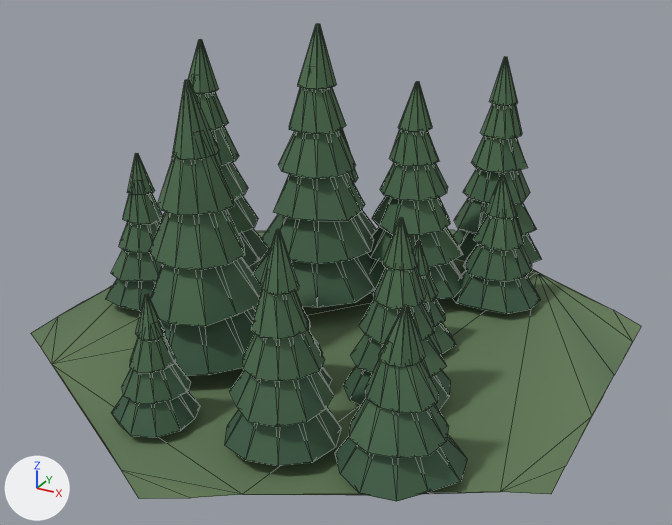
The glTF model apps/client/public/assets/slice/terrain_forest.glb as it was, and as the next commit left it.
Camera for both pictures: a camera (50 mm lens) standing at (1.145, -2.092, 1.476) and looking at (0.03, -0.065, 0.462). The axes (+X, +Y, +Z) are drawn at lower left. The lights are the same throughout. The picture after the commit comes second. Mesh edges are drawn as thin lines.

In view in the first picture: 'forest_ground', 'pine_i02', 'pine_i03', 'pine_i04', 'pine_i05', 'pine_i06', 'pine_i07', 'pine_i08', 'pine_i09', 'pine_i11', 'pine_i12', 'pine_i13', 'pine_i14' and 2 more.
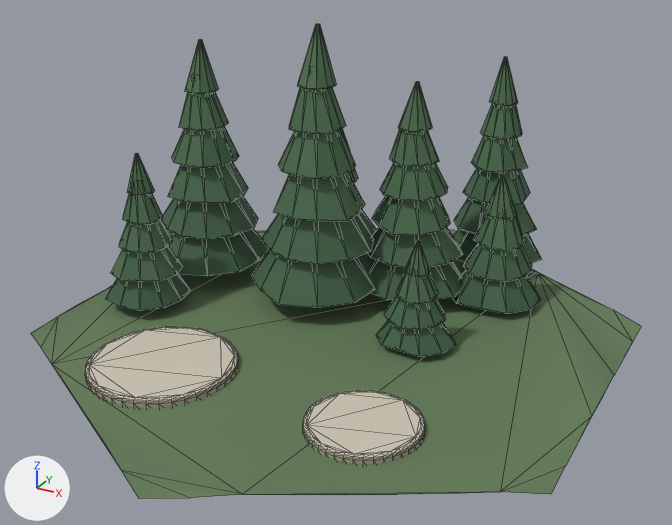
Boxes (x1, y1, x2, y2) around the edits, measured in the pictures (672 x 525 px):
```json
{"object": "pine_i08", "change": "deleted", "before": [149, 80, 262, 376], "on screen": "green"}
{"object": "pine_i07", "change": "deleted", "before": [225, 229, 341, 466], "on screen": "green"}
{"object": "pine_i12", "change": "deleted", "before": [335, 305, 467, 502], "on screen": "green"}
{"object": "pad_token_forest", "change": "added", "after": [85, 326, 239, 408]}
{"object": "pad_robber_forest", "change": "added", "after": [303, 390, 425, 464]}
{"object": "pine_i04", "change": "deleted", "before": [343, 217, 450, 410], "on screen": "green"}
{"object": "pine_i11", "change": "deleted", "before": [111, 294, 200, 438], "on screen": "green"}
{"object": "pine_i13", "change": "deleted", "before": [304, 311, 332, 386], "on screen": "mostly hidden"}
{"object": "pine_i14", "change": "unchanged, uncovered by the edit", "before": [162, 39, 269, 267], "after": [162, 39, 269, 276]}
{"object": "pine_i01", "change": "unchanged, uncovered by the edit", "before": [413, 240, 456, 354], "after": [376, 240, 456, 357]}
```

Scene script edits in JSON lines:
```json
{"op": "add", "block": "mat_building", "code": ["mat_building = bpy.data.materials.new('building')", "mat_building.use_nodes = True; mat_building.node_tree.nodes.clear()", "_N = mat_building.node_tree.nodes; _L = mat_building.node_tree.links", "n0 = _N.new('ShaderNodeBsdfPrincipled'); n0.name = 'Principled BSDF'", "n0.inputs[2].default_value = 0.65  # 'Roughness'", "n1 = _N.new('ShaderNodeOutputMaterial'); n1.name = 'Material Output'", "n2 = _N.new('ShaderNodeVertexColor'); n2.name = 'Color Attribute'", "_L.new(n0.outputs[0], n1.inputs[0])  # 'BSDF' to 'Surface'", "_L.new(n2.outputs[0], n0.inputs[0])  # 'Color' to 'Base Color'"]}
{"op": "add", "block": "me_pad_robber_forest", "code": ["me_pad_robber_forest = bpy.data.meshes.new('pad_robber_forest')", "me_pad_robber_forest.from_pydata(...)  # 160 vertices, 316 faces; spans x -0.145..0.145, y -0.145..0.145, z -0.022..0.022", "me_pad_robber_forest.materials.append(mat_building)"]}
{"op": "add", "block": "me_pad_token_forest", "code": ["me_pad_token_forest = bpy.data.meshes.new('pad_token_forest')", "me_pad_token_forest.from_pydata(...)  # 160 vertices, 316 faces; spans x -0.2..0.2, y -0.2..0.2, z -0.022..0.022", "me_pad_token_forest.materials.append(mat_building)"]}
{"op": "remove", "block": "ob_pine_i04", "code": ["ob_pine_i04 = bpy.data.objects.new('pine_i04', me_pine_a)", "ob_pine_i04.location = (0.311, -0.265, 0.235)", "ob_pine_i04.rotation_euler = (0.0, 0.0, -0.282)  # degrees (0, 0, -16)", "ob_pine_i04.scale = (0.865, 0.865, 0.848)"]}
{"op": "remove", "block": "ob_pine_i07", "code": ["ob_pine_i07 = bpy.data.objects.new('pine_i07', me_pine_a)", "ob_pine_i07.location = (0.173, -0.573, 0.235)", "ob_pine_i07.rotation_euler = (0.0, 0.0, 3.029)  # degrees (0, 0, 174)", "ob_pine_i07.scale = (0.865, 0.865, 0.935)"]}
{"op": "remove", "block": "ob_pine_i08", "code": ["ob_pine_i08 = bpy.data.objects.new('pine_i08', me_pine_a)", "ob_pine_i08.location = (-0.23, -0.32, 0.235)", "ob_pine_i08.rotation_euler = (0.0, 0.0, -1.32)  # degrees (0, 0, -76)", "ob_pine_i08.scale = (1.19, 1.19, 1.33)"]}
{"op": "remove", "block": "ob_pine_i11", "code": ["ob_pine_i11 = bpy.data.objects.new('pine_i11', me_pine_b)", "ob_pine_i11.location = (-0.147, -0.63, 0.235)", "ob_pine_i11.rotation_euler = (0.0, 0.0, -3.066)  # degrees (0, 0, -176)", "ob_pine_i11.scale = (0.729, 0.729, 0.754)"]}
{"op": "remove", "block": "ob_pine_i12", "code": ["ob_pine_i12 = bpy.data.objects.new('pine_i12', me_pine_b)", "ob_pine_i12.location = (0.443, -0.533, 0.235)", "ob_pine_i12.rotation_euler = (0.0, 0.0, 0.704)  # degrees (0, 0, 40)", "ob_pine_i12.scale = (1.02, 1.02, 0.925)"]}
{"op": "remove", "block": "ob_pine_i13", "code": ["ob_pine_i13 = bpy.data.objects.new('pine_i13', me_pine_b)", "ob_pine_i13.location = (0.039, -0.351, 0.235)", "ob_pine_i13.rotation_euler = (0.0, 0.0, 2.357)  # degrees (0, 0, 135)", "ob_pine_i13.scale = (0.874, 0.874, 0.789)"]}
{"op": "add", "block": "ob_pad_robber_forest", "code": ["ob_pad_robber_forest = bpy.data.objects.new('pad_robber_forest', me_pad_robber_forest)", "ob_pad_robber_forest.location = (0.3, -0.42, 0.223)"]}
{"op": "add", "block": "ob_pad_token_forest", "code": ["ob_pad_token_forest = bpy.data.objects.new('pad_token_forest', me_pad_token_forest)", "ob_pad_token_forest.location = (-0.3, -0.42, 0.223)"]}
```
